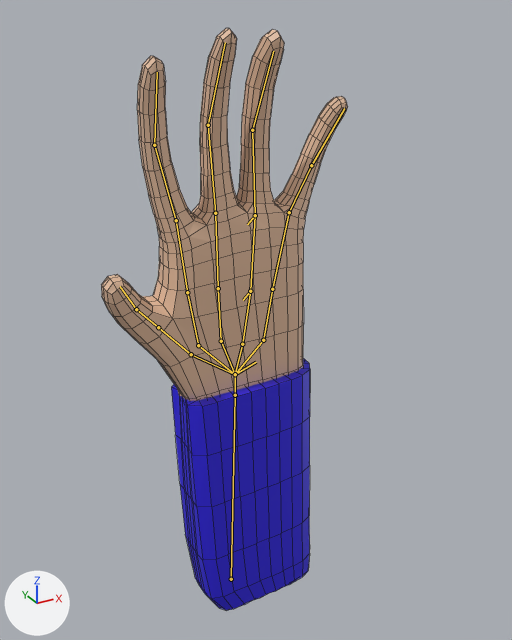
Renders of the Blender file hand.blend from each side of a commit.
Before and after are seen from a 50 mm lens placed at (-3.63, -7.06, 3.2), pointed at (0.3, 0.09, -0.38). Lighting does not change. The marker at lower left points along +X, +Y and +Z. The bones that bend it are drawn over the model as lines. Mesh edges are drawn as thin lines.

The first picture shows 'Cube', 'Sleeve'.
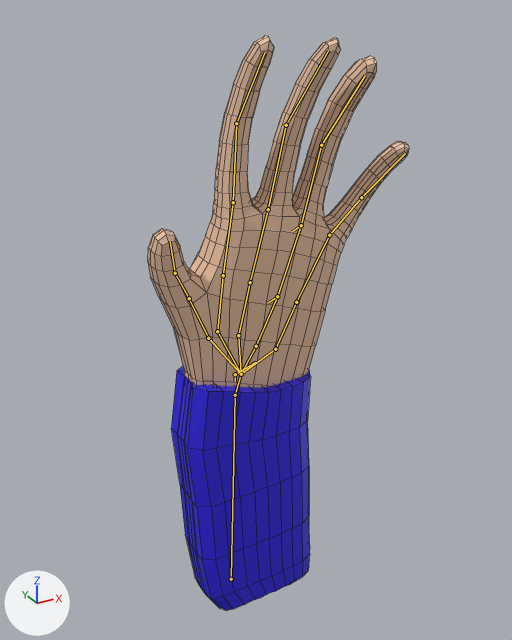
The newer file adds an action. The first version stands in its rest pose; the second is drawn at frame 30 of the action 'Trigger'.

Boxes [x1, y1, x2, y2] around the edits, measured in the pictures (512 x 640 px):
```json
{"object": "Cube", "change": "posed", "before": [101, 28, 348, 401], "after": [148, 36, 409, 387]}
{"object": "Sleeve", "change": "posed", "before": [171, 359, 310, 611], "after": [171, 367, 311, 611]}
{"bone": "Bone.028", "before": "(235, 395) to (235, 374)", "after": "(235, 395) to (241, 374)"}
```

Edits to the scene script, one JSON object a line:
```json
{"block": "bone_bone_028", "where": "bone_bone_028 = bpy.data.objects['Armature'].pose.bones['Bone.028']  # child of 'Bone.019'"}
{"op": "set", "path": "bone_bone_028.rotation_quaternion", "old": "(1.0, 0.0, 0.0, 0.0)", "new": "(0.988, 0.0, 0.0, -0.156)", "note": "degrees (0, 0, 0) -> degrees (0, 0, -18)"}
```
